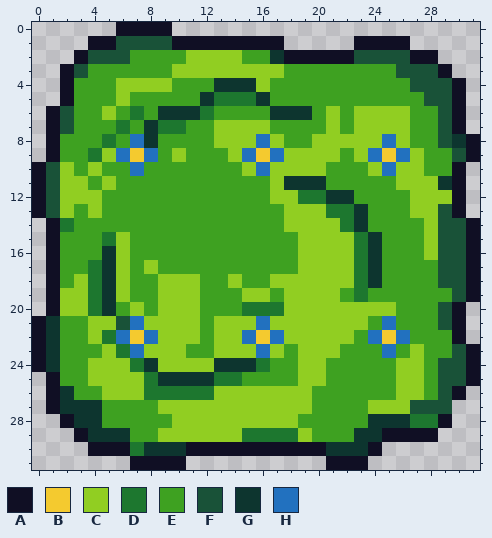
A pixel-art sprite gets an edit: Emma Assets/bush-of-dice-6.png. The first picture shows the starting point.
The file is 32x32 pixels.
Palette (. is transparent): A #100f24  B #f4ca2f  C #91ce22  D #1d772f  E #3ea121  F #195238  G #0d352f  H #2271bf
Pixels before, first column x 0:
 0 ......AAAA......................
 1 ....AAFFFFAAAAAAAA.....AAAA.....
 2 ...AFFFEEEECCCCEEGAAAAAFFFFAA...
 3 ..AFEEEEEECCCCCCCCEEEEEEEEFFFA..
 4 ..AEEECCCCEEEGGGCEEEEEEEEEEFFFA.
 5 ..AEEECEEEEEGDDDGEEEEEEEEEEEFFA.
 6 .AFEECEDEGGGDEEEEGGGECECCCCEEFA.
 7 .AFEEEDEGDDEECCCCEEEECECCCCEEFA.
 8 .AEEEDEHGEEEECCCHCEECCCCCHCEEFGA
 9 .AEEDCHBHECEEECHBHCCCCECHBHCEEFA
10 AFCECEEHEEEEEEECHCCCCEEECHCCEEA.
11 AFCCECEEEEEEEEEEECGGGEEEEECCCGA.
12 AFCCCEEEEEEEEEEEECCDDGGEEEECCCA.
13 AFCECEEEEEEEEEEEEECCCDDGEEECCFA.
14 .ADEEEEEEEEEEEEEEECCCCDGEEEECFFA
15 .AEEEDCEEEEEEEEEEEECCCCDGEEECFFA
16 .AEEEGCEEEEEEEEEEEECCCCDGEEECFFA
17 .AEEDGCECEEEEEEEEEECCCCDGEEEEFFA
18 .AECDGCEECCCEECEECCCCCCDGEEEEFFA
19 .ACCDGCEECCCEEECCECCCCEDEEEEEEFA
20 .ACCDGECECCCEEEDDDCCCCCCCCEEEFA.
21 AGEECCFHCCCCECCCHCCCCCCCEHEEEFA.
22 AGEECDHBHCCCECCHBHCCCCCEHBHEEEA.
23 AGEEECDHCCCEECCCHCECCCEEEHECEEFA
24 AGEECCCDGCCCCGGGDEECCEEEEECCEFFA
25 .AEECCCCDGGGGDDEEEECCEEEEECCEFFA
26 .AGEECCCDDDDDCCCCCCCEEEEEECCEFA.
27 .AGGGEEEECCCCCCCCCCCEEEECCCFFF..
28 ..AGGEEEEECCCCCCCCCEEEEEGGGDDA..
29 ...AGGGEECCCCCCDDDDCEEEGGAAAA...
30 ....AAADGGGAAAAAAAAAAGGGA.......
31 .......AAAA..........AAA........
Now the later version:
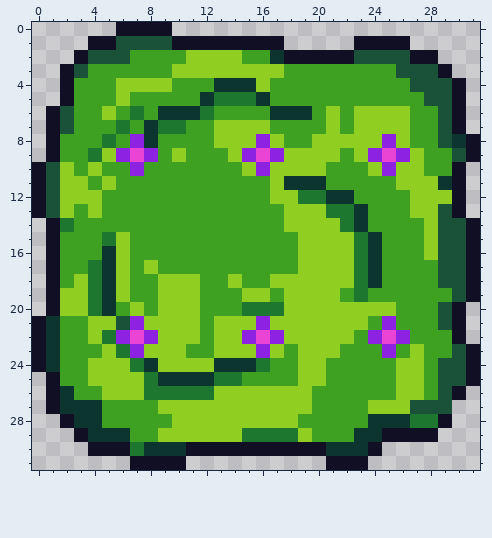
Edits made:
colour B: #f4ca2f -> #e944d3
colour H: #2271bf -> #8e22e2
Changed places in both pictures, as pixel boxes (x1, y1, x2, y2):
changed: (116, 134, 158, 176)
changed: (242, 134, 284, 176)
changed: (368, 134, 410, 176)
changed: (116, 316, 158, 358)
changed: (242, 316, 284, 358)
changed: (368, 316, 410, 358)
